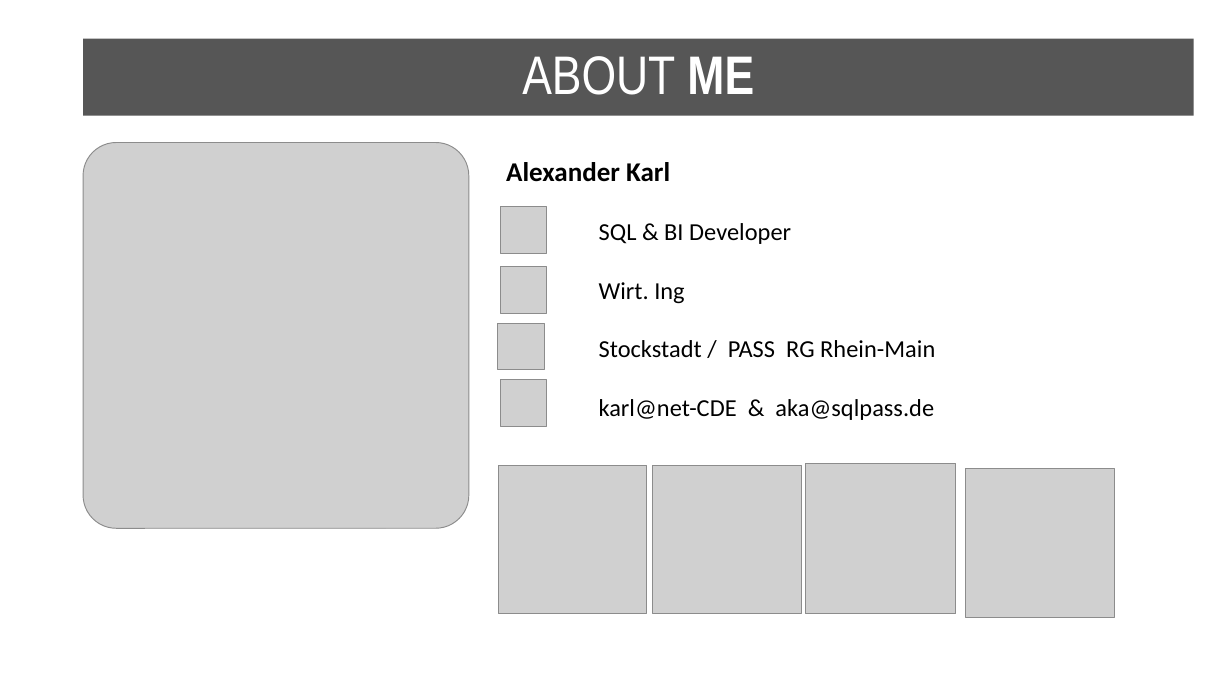
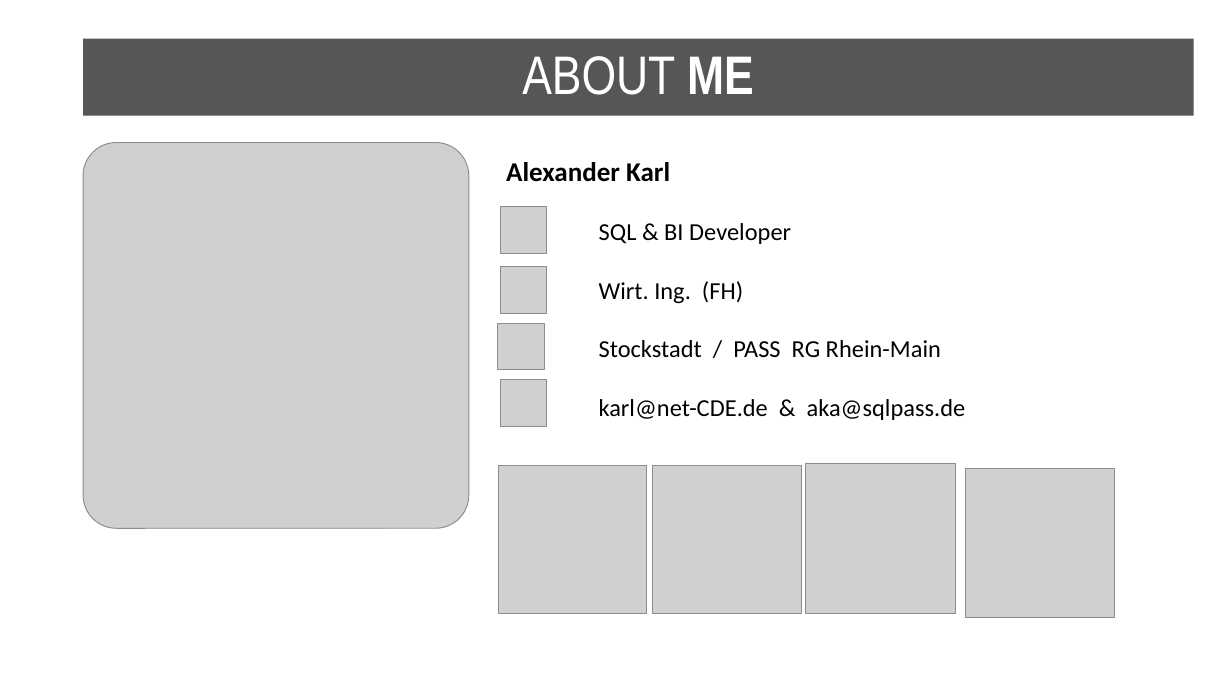
Before and after one commit to net-CDE/presentations, a slide deck: slide 4 of SQLKonferenz2023/mainContent_jul2023.pptx. Drawn at 1232x693 pixels with LibreOffice and Linux fonts; fonts in the diff are those of the drawing; grey boxes stand for pictures. Boxes give left, top, right and bottom in pixels: in the first picture for what was removed or moved away, otherwise in the second. Text is boxed around its words. In the diff, an @@ line names an element or a change of style, - is before the commit and + after.

```diff
--- a/SQLKonferenz2023/mainContent_jul2023.pptx
+++ b/SQLKonferenz2023/mainContent_jul2023.pptx
@@ text at box(599, 281, 743, 304): text changed @@
-Wirt. Ing
+Wirt. Ing. (FH)
@@ text at box(599, 399, 966, 420): text changed @@
-karl@net-CDE & aka@sqlpass.de
+karl@net-CDE.de & aka@sqlpass.de
```
Also in this commit, not shown: 6 other slides changed, 3 slides added.
